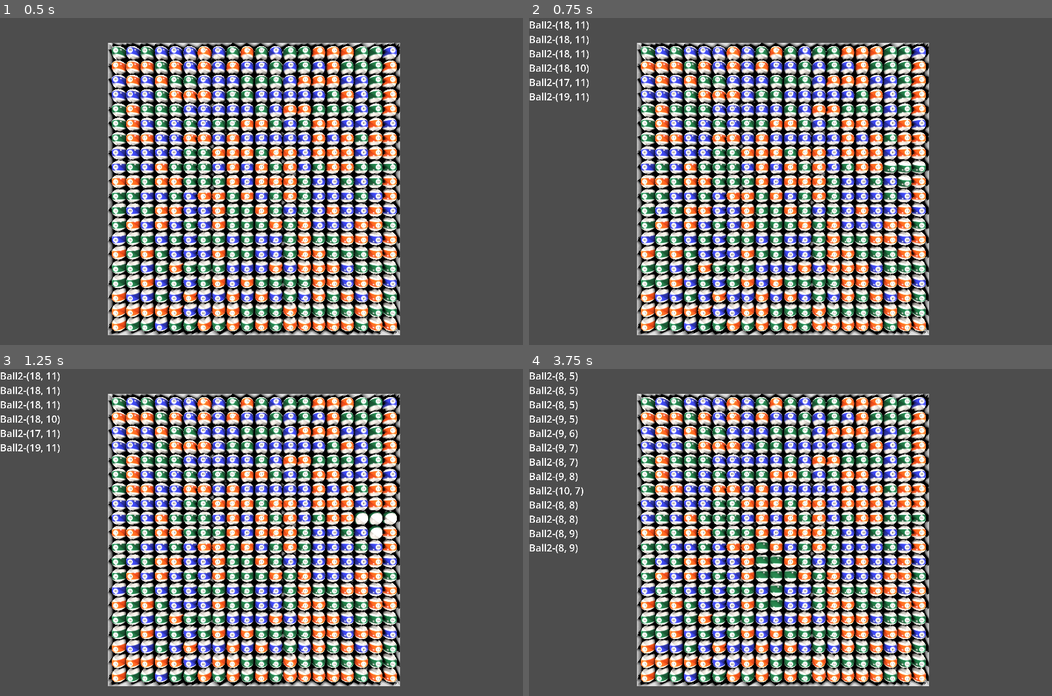
Above: before the commit, frames 1-4 (two rows, left to right).
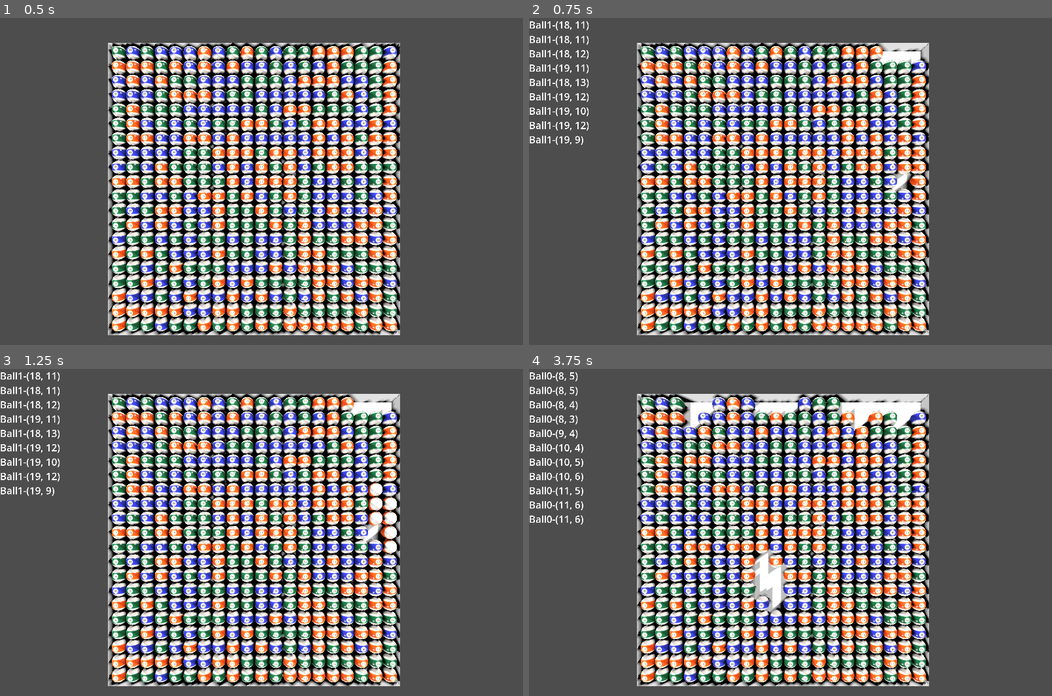
Above: after the commit, the same moments.

Repository: kasworld/gd4samegame3d
Game: Godot game, scene res://main.tscn
The game is run twice, just before and just after one commit, with the same random seed, the same clock (stepped at 60 frames per second) and the same inputs.
Inputs (mouse positions are in pixels of both pictures, inside the frame that each line leads up to):
- Up to frame 1 (0.5 s): no input
- Up to frame 2 (0.75 s): tap Enter at 0.5, 0.6 s; move the mouse to (905, 165) at 0.52 s; click (905, 165) at 0.67 s
- Up to frame 3 (1.25 s): no input
- Up to frame 4 (3.75 s): move the mouse to (685, 548) at 1.27 s; tap Enter every 0.75 s from 1.35 to 3.6 s; click (685, 548) at 1.42 s; move the mouse to (842, 460) at 2.02 s; click (842, 460) at 2.17 s; tap Space at 2.75 s; move the mouse to (764, 597) at 2.77 s; click (764, 597) at 2.92 s; move the mouse to (947, 581) at 3.52 s; click (947, 581) at 3.67 s

Frame 1 is identical in both runs. In frame 2, 1.7% of the frame differs, in the area x 0-77%, y 1-56%; in frame 3, 1.8%; in frame 4, 6.8%, in the area x 0-77%, y 1-76%.

Commit message:
WIP ball_down

Diff:
--- a/ball.gd
+++ b/ball.gd
@@ -3,16 +3,18 @@
 
 signal ball_mouse_entered(me :Ball)
 signal ball_mouse_exited(me :Ball)
+signal ball_mouse_pressed(me :Ball)
 
-var pos2d :Vector2i
 var type_num :int
 
 func _to_string() -> String:
-	return "Ball%d-%s" % [type_num, pos2d]
+	return "Ball%d-%s" % [type_num, get_pos2d()]
 
-func set_ballinfo(typenum :int, pos :Vector2i) -> Ball:
+func get_pos2d() -> Vector2i:
+	return Vector2i(position.x, position.y)
+
+func set_type_num(typenum :int) -> Ball:
 	type_num = typenum
-	pos2d = pos
 	return self
 
 func set_material(mat :Material) -> Ball:
@@ -48,3 +50,7 @@
 	$AnimationPlayer.play("RESET")
 func start_animation() -> void:
 	$AnimationPlayer.play("new_animation")
+
+func _on_input_event(camera: Node, event: InputEvent, event_position: Vector3, normal: Vector3, shape_idx: int) -> void:
+	if event is InputEventMouseButton and event.is_pressed():
+		ball_mouse_pressed.emit(self)
--- a/ball.tscn
+++ b/ball.tscn
@@ -60,6 +60,7 @@
 &"": SubResource("AnimationLibrary_ktgx5")
 }
 
+[connection signal="input_event" from="." to="." method="_on_input_event"]
 [connection signal="mouse_entered" from="." to="." method="_on_mouse_entered"]
 [connection signal="mouse_exited" from="." to="." method="_on_mouse_exited"]
 [connection signal="animation_finished" from="AnimationPlayer" to="." method="_on_animation_player_animation_finished"]
--- a/main.gd
+++ b/main.gd
@@ -25,12 +25,13 @@
 		ball_grid.append([])
 		for y in Config.WorldSize.y:
 			var ball_num = randi_range(0,tex_list.size()-1)
-			var b = preload("res://ball.tscn").instantiate().set_ballinfo(ball_num, Vector2i(x,y)
+			var b = preload("res://ball.tscn").instantiate().set_type_num(ball_num
 				).set_material(tex_list[ball_num]
 				).set_radius(0.5)
 			b.position = Vector3(x,y,0.5)
 			b.ball_mouse_entered.connect(ball_mouse_entered)
 			b.ball_mouse_exited.connect(ball_mouse_exited)
+			b.ball_mouse_pressed.connect(ball_mouse_pressed)
 			$BallContainer.add_child(b)
 			ball_grid[-1].append(b)
 	#print(ball_grid)
@@ -39,6 +40,12 @@
 var selected_ball_list :Array[Ball]
 func ball_mouse_entered(b :Ball) -> void:
 	$"왼쪽패널/현재위치".text = "%s" % b
+	select_same_ball(b)
+	for n in selected_ball_list:
+		n.start_animation()
+	$"왼쪽패널/선택목록".text = array_to_multiline_text(selected_ball_list)
+
+func select_same_ball(b :Ball) -> void:
 	if not selected_ball_list.is_empty():
 		for n in selected_ball_list:
 			n.stop_animation()
@@ -48,30 +55,48 @@
 	var visited_pos :Dictionary # vector2i
 	var to_visit_pos :Array # vector2i
 
-	to_visit_pos.append(b.pos2d)
-	selected_ball_list.append(b)
+	to_visit_pos.append(b.get_pos2d())
 	while not to_visit_pos.is_empty():
 		var current_pos = to_visit_pos.pop_front()
 		visited_pos[current_pos] = true
 		var current_ball = ball_grid[current_pos.x][current_pos.y]
+		if current_ball == null:
+			continue
 		if current_ball.type_num == b.type_num:
 			selected_ball_list.append(current_ball)
 			for dir in dir_list:
 				var to_pos = current_pos + dir
 				if to_pos.x < 0 or to_pos.x >= Config.WorldSize.x or to_pos.y < 0 or to_pos.y >= Config.WorldSize.y:
 					continue
+				if ball_grid[current_pos.x][current_pos.y] == null:
+					continue
 				if visited_pos.has(to_pos) :
 					continue
 				to_visit_pos.append(to_pos)
 
+func ball_mouse_exited(b :Ball) -> void:
 	for n in selected_ball_list:
-		n.start_animation()
-	$"왼쪽패널/선택목록".text = array_to_multiline_text(selected_ball_list)
+		n.stop_animation()
 
-func ball_mouse_exited(b :Ball) -> void:
-	pass
-	#for n in selected_ball_list:
-		#n.stop_animation()
+func ball_mouse_pressed(b :Ball) -> void:
+	select_same_ball(b)
+	for n in selected_ball_list:
+		var p2d = n.get_pos2d()
+		ball_grid[p2d.x][p2d.y] = null
+		n.queue_free()
+	selected_ball_list = []
+	ball_down()
+
+func ball_down() -> void:
+	var xlen = ball_grid.size()
+	var ylen = ball_grid[0].size()
+	for x in xlen:
+		for y in ylen-1:
+			if ball_grid[x][y] == null:
+				ball_grid[x][y] = ball_grid[x][y+1]
+				ball_grid[x][y+1] = null
+				if ball_grid[x][y] != null:
+					ball_grid[x][y].position = Vector3(x, y, 0.5)
 
 func array_to_multiline_text(a :Array) -> String:
 	var rtn = ""
